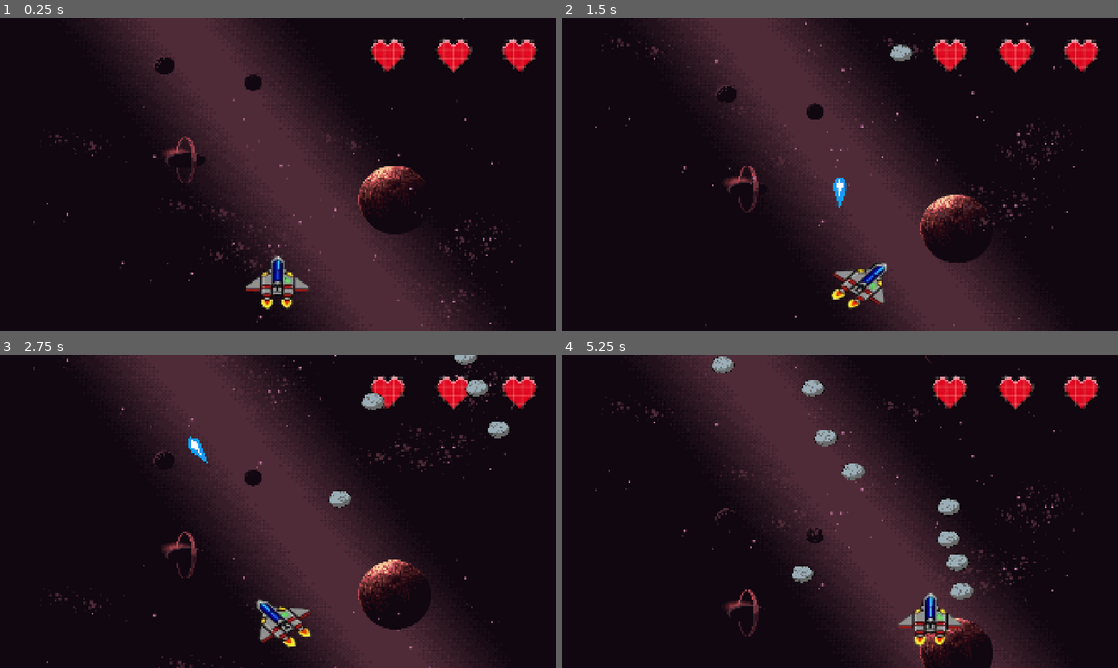
Above: before the commit, frames 1-4 (two rows, left to right).
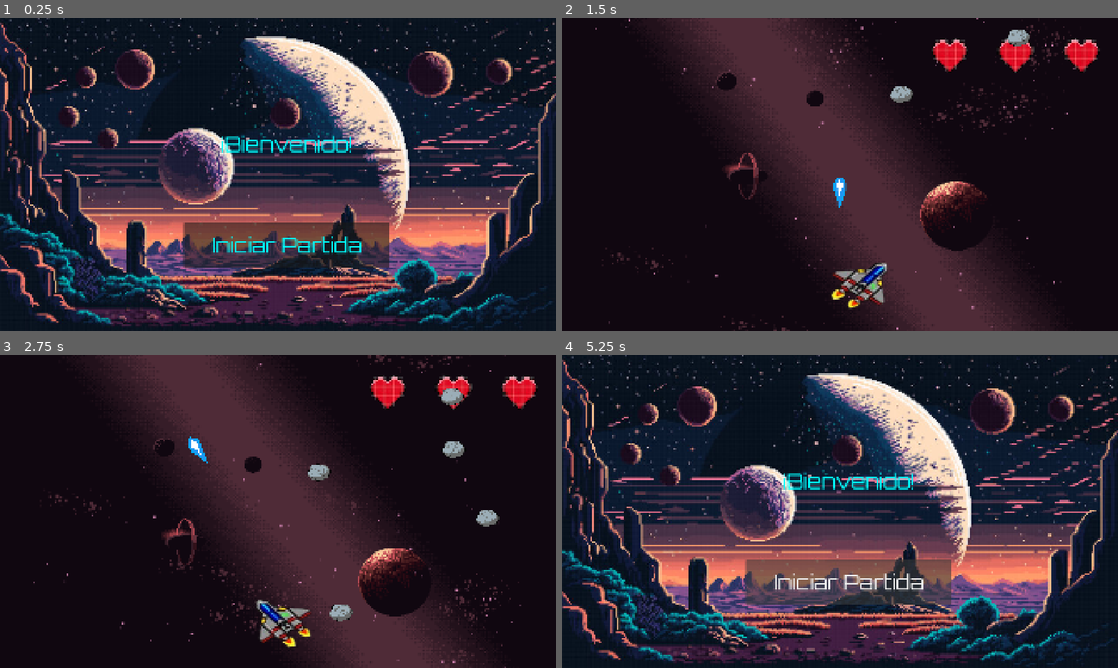
Above: after the commit, the same moments.

Repository: BenjaminGaelSerrano/TP2-SERRANO-BULLETHELL
Game: Godot game, scene res://Scenes/escena_juego.tscn
Same seed, same stepped clock (60 frames per second), same inputs: the game is played once before the commit and once after it.
Inputs (mouse positions are in pixels of both pictures, inside the frame that each line leads up to):
- Up to frame 1 (0.25 s): no input
- Up to frame 2 (1.5 s): click (851, 246) at 0.5 s, where only the run after the commit has a clickable "Iniciar Partida"; hold Right (JugadorDerecha) from 1.28 s (still down); hold Space (Disparar) from 1.28 s (still down)
- Up to frame 3 (2.75 s): release Right (JugadorDerecha) at 2.03 s; release Space (Disparar) at 2.03 s; hold Left (JugadorIzquierda) from 2.03 s (still down); tap Space (Disparar) at 2.1 s
- Up to frame 4 (5.25 s): release Left (JugadorIzquierda) at 2.78 s; hold Space (Disparar) 2.78-3.53 s; hold Right (JugadorDerecha) 2.78-4.28 s; tap Space (Disparar) at 3.6 s; hold Left (JugadorIzquierda) 4.28-5 s; hold Space (Disparar) 4.28-5 s; tap Escape (Pausa, bound only after the commit) at 4.9 s; click (851, 583) at 5 s, where only the run after the commit has a clickable "Reanudar"

The runs differ from the first frame. In frame 1, 73% of the frame differs, in the area x 0-100%, y 0-100%; in frame 2, 4.3%; in frame 3, 5.3%; in frame 4, 73%.

Commit message:
Juego Terminado
Muy contento con el resultado final. PD: espero que te guste profe. A mi la verdad que me parecio bastante divertido. En el ReadMe está como jugarlo.

Diff:
--- a/Scenes/cometa.gd
+++ b/Scenes/cometa.gd
@@ -1,5 +1,6 @@
 extends CharacterBody2D
 const velocidad = 500
+signal cometaMuerto
 const meteoritoo = preload("res://Scenes/meteorito.tscn")
 @onready var jugador = $"../Jugador"
 var vidas=50
@@ -45,7 +46,7 @@
 		animacion.play("Destruccion")
 		await animacion.animation_finished
 		queue_free()
-		return
+		cometaMuerto.emit()
 	await get_tree().create_timer(0.5).timeout
 	invencible = false
 func disparar():
--- a/Scenes/escena_juego.tscn
+++ b/Scenes/escena_juego.tscn
@@ -1,11 +1,14 @@
 [gd_scene format=3 uid="uid://dlx5qljqbkbhn"]
 
+[ext_resource type="PackedScene" uid="uid://dtqt3cwcqfrkt" path="res://Scenes/pantalla_inicio.tscn" id="1_45664"]
 [ext_resource type="PackedScene" uid="uid://s6fqtlqx76ie" path="res://Scenes/fondo.tscn" id="1_vqevi"]
 [ext_resource type="PackedScene" uid="uid://dy2u8q4fnai0a" path="res://Scenes/jugador.tscn" id="2_45664"]
-[ext_resource type="PackedScene" path="res://Scenes/barra_vida.tscn" id="13_ewo5w"]
+[ext_resource type="PackedScene" uid="uid://lcrrs4pu5vsw" path="res://Scenes/barra_vida.tscn" id="13_ewo5w"]
 [ext_resource type="PackedScene" uid="uid://cpm7rwacg77xd" path="res://Scenes/cometa.tscn" id="14_yg5m4"]
 
 [node name="EscenaJuego" type="Node2D" unique_id=1873321606]
+
+[node name="PantallaInicio" parent="." unique_id=237700768 instance=ExtResource("1_45664")]
 
 [node name="Fondo" parent="." unique_id=1505269613 instance=ExtResource("1_vqevi")]
 
@@ -22,4 +25,6 @@
 offset_bottom = 240.0
 theme_override_constants/separation = 3
 
+[connection signal="jugadorMuerto" from="Jugador" to="PantallaInicio" method="perdiste"]
 [connection signal="vidaPerdida" from="Jugador" to="BarraVida" method="_on_jugador_vida_perdida"]
+[connection signal="cometaMuerto" from="Cometa" to="PantallaInicio" method="ganaste"]
--- a/Scenes/jugador.gd
+++ b/Scenes/jugador.gd
@@ -1,6 +1,7 @@
 extends CharacterBody2D
 const velocidad = 400
 var vidas=3
+signal jugadorMuerto
 var invencible=false
 var meteoritos_destruidos=0
 signal vidaPerdida
@@ -55,3 +56,4 @@
 		animacion.play("Muerte")
 		await animacion.animation_finished
 		queue_free()
+		jugadorMuerto.emit()
--- a/Scenes/meteorito.gd
+++ b/Scenes/meteorito.gd
@@ -2,7 +2,7 @@
 var direccion= Vector2(0.3,1.0)
 var anchoPantalla
 var duracion=20
-const velocidad= 300
+const velocidad= 500
 @onready var animacion= $AnimacionMeteorito
 @onready var jugador =$Jugador
 @onready var cometa= $Cometa
@@ -22,8 +22,9 @@
 func destruir():
 	animacion.play("Roto")
 	jugador.meteoritos_destruidos+=1
-	if jugador.meteoritos_destruidos>= 100:
+	if jugador.meteoritos_destruidos>= 50:
 		cometa.aparecer()
+		jugador.meteoritos_destruidos=0
 	set_physics_process(false)
 	await animacion.animation_finished
 	queue_free()
--- /dev/null
+++ b/Scenes/pantalla_inicio.tscn
@@ -0,0 +1,47 @@
+[gd_scene format=3 uid="uid://dtqt3cwcqfrkt"]
+
+[ext_resource type="Script" uid="uid://c3jhy88kn5b5g" path="res://pantalla_inicio.gd" id="1_vex1r"]
+[ext_resource type="Texture2D" uid="uid://w8xy2cl72n8p" path="res://Assets/Backgrounds/fondoInicio.png" id="2_4x7pe"]
+[ext_resource type="FontFile" uid="uid://cxaimvpvhb8kv" path="res://Assets/Fonts/FuenteInicio.ttf" id="3_4x7pe"]
+
+[node name="PantallaInicio" type="CanvasLayer" unique_id=237700768]
+script = ExtResource("1_vex1r")
+
+[node name="Control" type="Control" parent="." unique_id=697742008]
+layout_mode = 3
+anchors_preset = 15
+anchor_right = 1.0
+anchor_bottom = 1.0
+grow_horizontal = 2
+grow_vertical = 2
+
+[node name="Fondo" type="TextureRect" parent="Control" unique_id=1030175748]
+layout_mode = 0
+offset_right = 1920.0
+offset_bottom = 1080.0
+texture = ExtResource("2_4x7pe")
+
+[node name="Mensaje" type="Label" parent="Control" unique_id=489080815]
+layout_mode = 0
+offset_left = 480.0
+offset_top = 292.0
+offset_right = 1500.0
+offset_bottom = 582.0
+theme_override_colors/font_color = Color(0, 1, 1, 1)
+theme_override_fonts/font = ExtResource("3_4x7pe")
+theme_override_font_sizes/font_size = 70
+horizontal_alignment = 1
+vertical_alignment = 1
+
+[node name="Boton" type="Button" parent="Control" unique_id=764150477]
+process_mode = 3
+layout_mode = 0
+offset_left = 635.0
+offset_top = 708.0
+offset_right = 1345.0
+offset_bottom = 863.0
+theme_override_colors/font_color = Color(0, 1, 1, 1)
+theme_override_fonts/font = ExtResource("3_4x7pe")
+theme_override_font_sizes/font_size = 70
+
+[connection signal="pressed" from="Control/Boton" to="." method="botonApretado"]
--- /dev/null
+++ b/pantalla_inicio.gd
@@ -0,0 +1,34 @@
+extends CanvasLayer
+@onready var inicio=$Control
+@onready var mensaje =$Control/Mensaje
+@onready var boton = $Control/Boton
+
+func _ready() -> void:
+	get_tree().paused = true
+	mensaje.text = "¡Bienvenido!"
+	boton.text = "Iniciar Partida"
+	inicio.visible = true
+	get_node("../Jugador").jugadorMuerto.connect(perdiste)
+	get_node("../Cometa").cometaMuerto.connect(ganaste)
+func perdiste():
+	get_tree().paused = true
+	mensaje.text ="¡Perdiste!"
+	boton.text = "Reintentar"
+	inicio.visible = true
+func ganaste():
+	get_tree().paused = true
+	mensaje.text ="¡Ganaste!"
+	boton.text = "Nueva partida"
+	inicio.visible = true
+func botonApretado():
+	if boton.text=="Iniciar Partida":
+		get_tree().paused = false
+		inicio.visible=false
+	else :
+		get_tree().reload_current_scene()
+func _input(event):
+	if event.is_action_pressed("Pausa"):
+		get_tree().paused = true
+		mensaje.text = "Partida Pausada"
+		boton.text = "Reanudar"
+		inicio.visible = true
--- a/project.godot
+++ b/project.godot
@@ -11,7 +11,7 @@
 [application]
 
 config/name="BulletHellTP2"
-run/main_scene="res://Scenes/escena_juego.tscn"
+run/main_scene="uid://dlx5qljqbkbhn"
 config/features=PackedStringArray("4.6", "Forward Plus")
 config/icon="res://icon.svg"
 
@@ -40,6 +40,11 @@
 "events": [Object(InputEventKey,"resource_local_to_scene":false,"resource_name":"","device":-1,"window_id":0,"alt_press …(191 unchanged characters)…
 ]
 }
+Pausa={
+"deadzone": 0.2,
+"events": [Object(InputEventKey,"resource_local_to_scene":false,"resource_name":"","device":-1,"window_id":0,"alt_pressed":false,"shift_pressed":false,"ctrl_pressed":false,"meta_pressed":false,"pressed":false,"keycode":0,"physical_keycode":4194305,"key_label":0,"unicode":0,"location":0,"echo":false,"script":null)
+]
+}
 
 [physics]
 
Binary file added: Assets/Backgrounds/fondoInicio.png
Not shown, added: Assets/Backgrounds/fondoInicio.png.import
Binary file added: Assets/Fonts/FuenteInicio.ttf
Not shown, added: Assets/Fonts/FuenteInicio.ttf.import
Renamed: barra_vida.gd -> Scenes/barra_vida.gd
Renamed: barra_vida.gd.uid -> Scenes/barra_vida.gd.uid
Not shown, added: pantalla_inicio.gd.uid
